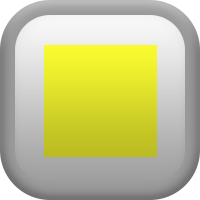
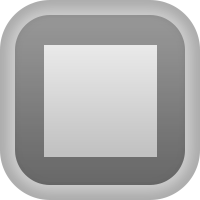
The second 200 x 200 image is a revision of the first. Changes to its layers:
painted on "Rounded Rectangle 1" over left=0, top=0, right=200, bottom=200
